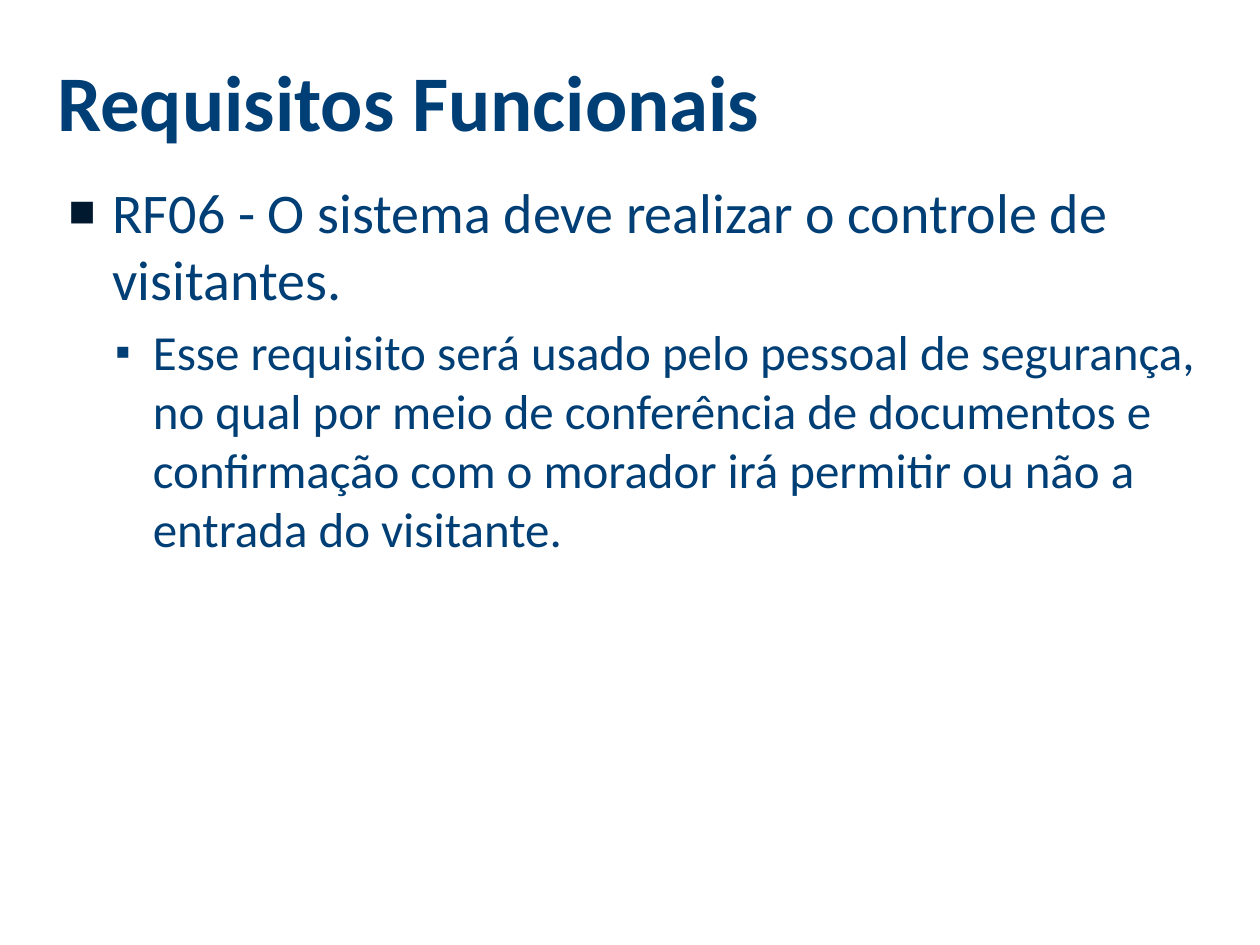
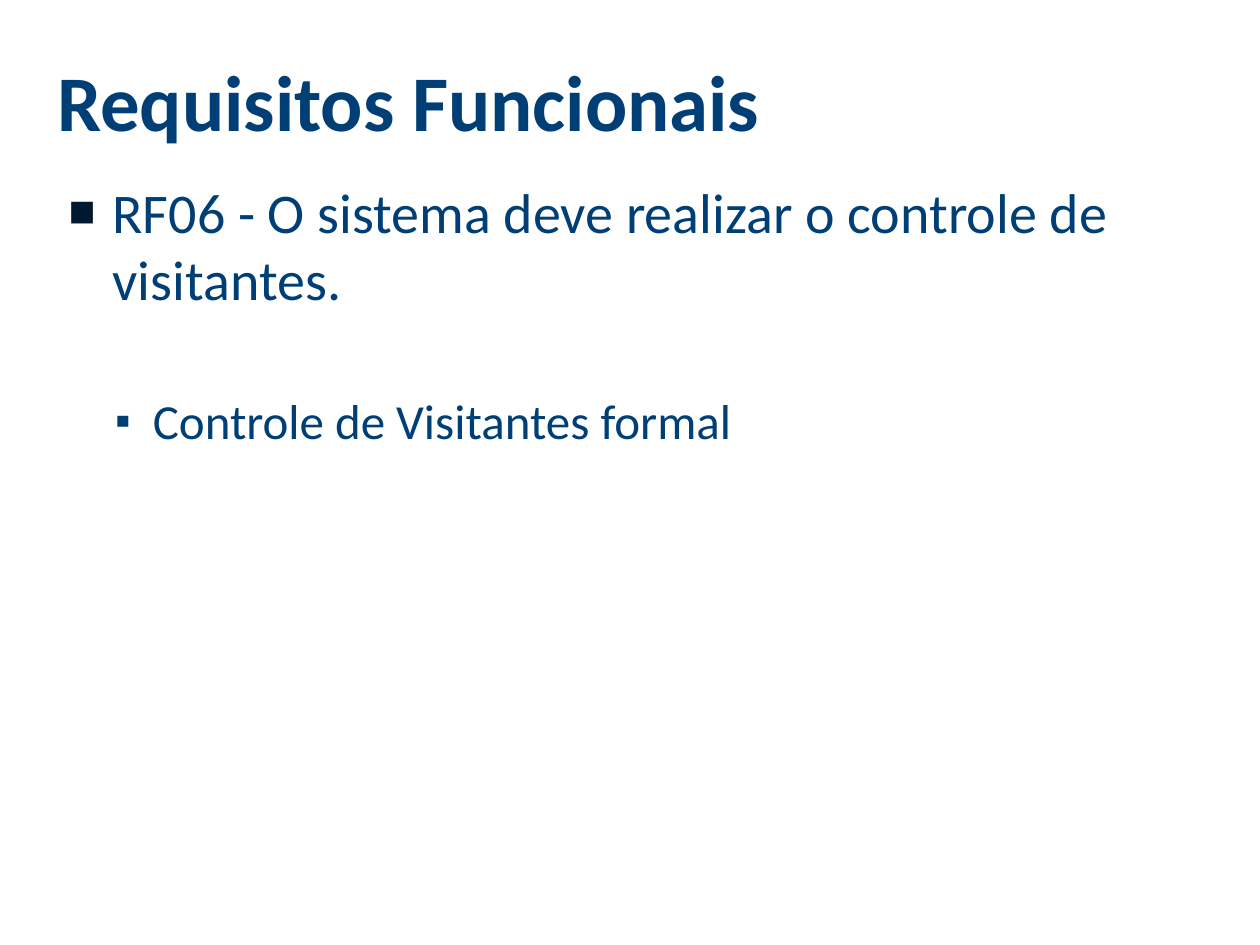
Before and after one commit to viniciussouza1210/Central-Cond, a slide deck: slide 10 of PROPOSTA/Apresentação Proposta - Central Cond.pptx (slide 11 before the commit). Drawn at 1260x945 pixels with LibreOffice and Linux fonts; fonts in the diff are those of the drawing; background and template pictures are left out. Boxes give left, top, right and bottom in pixels: in the first picture for what was removed or moved away, otherwise in the second. Text is boxed around its words. In the diff, an @@ line names an element or a change of style, - is before the commit and + after.

```diff
--- a/PROPOSTA/Apresentação Proposta - Central Cond.pptx
+++ b/PROPOSTA/Apresentação Proposta - Central Cond.pptx
@@ text at bbox=[153, 405, 731, 440]: text changed @@
-  ▪ Esse requisito será usado pelo pessoal de segurança, no qual por meio de conferência de documentos e confirmação com o morador irá permitir ou não a entrada do visitante.
+  ▪ Controle de Visitantes formal
```
Also in this commit, not shown: 10 other slides changed, 2 slides removed.
